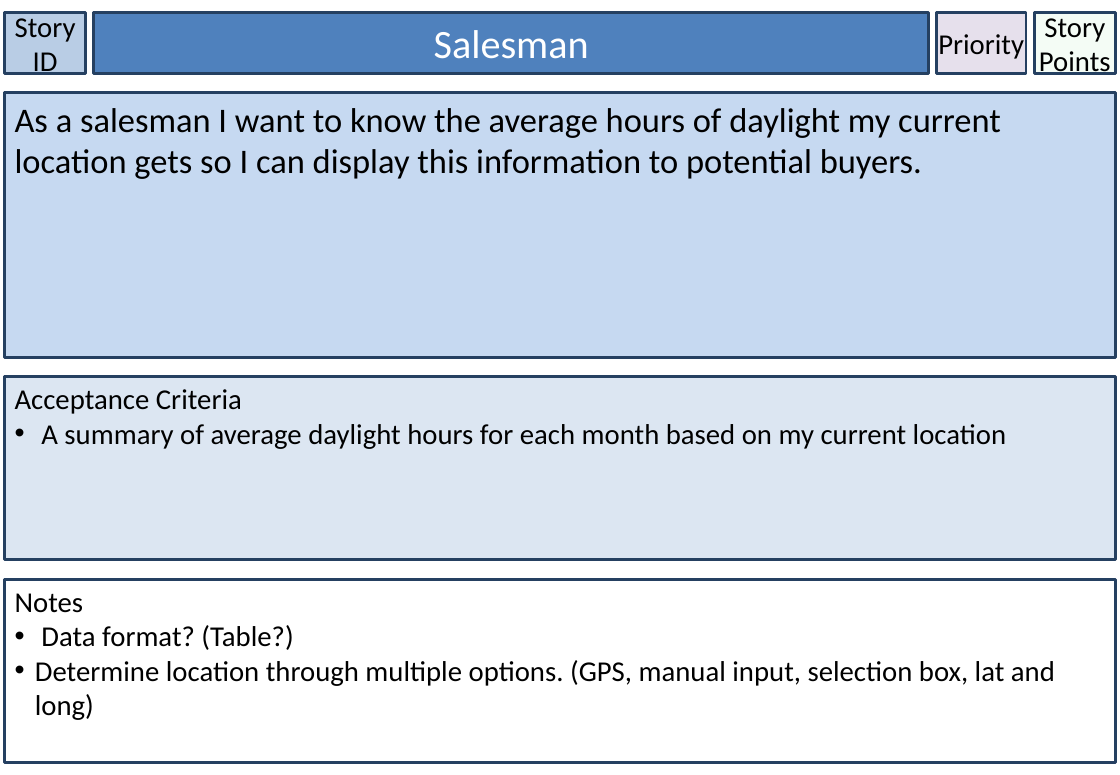
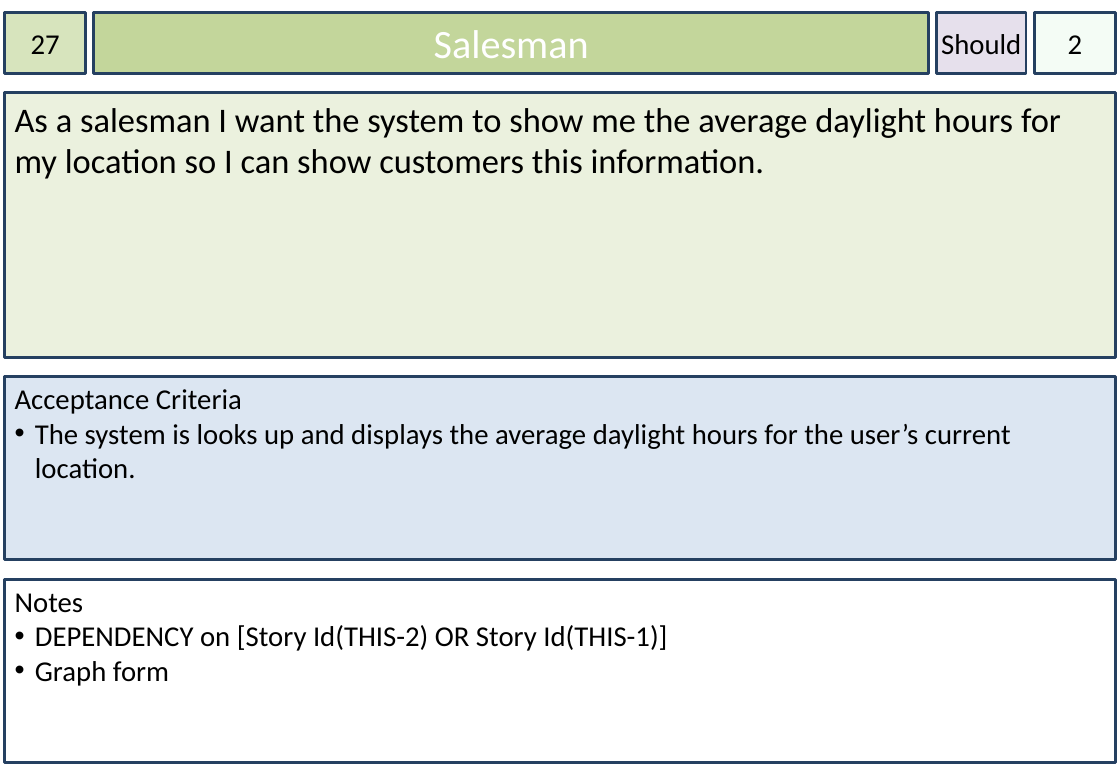
Before and after one commit to dkartaschew/anonymous-solarenergy, a slide deck: slide 27 of Documentation/User Stories.pptx (slide 2 before the commit). Drawn at 1120x775 pixels with LibreOffice and Linux fonts; fonts in the diff are those of the drawing. Boxes give left, top, right and bottom in pixels: in the first picture for what was removed or moved away, otherwise in the second. Text is boxed around its words. In the diff, an @@ line names an element or a change of style, - is before the commit and + after.

Commit message:
We currently have 33 User Stories complete with priority and story point information. For use by Luke to complete the technology grid.

```diff
--- a/Documentation/User Stories.pptx
+++ b/Documentation/User Stories.pptx
@@ rectangle "27" at <box>4,12,86,73</box>: fill #B9CDE5 to #D7E4BD @@
@@ rectangle "Salesman" at <box>94,12,929,73</box>: fill #4F81BD to #C3D69B @@
@@ text in rectangle at <box>31,35,60,54</box>: text changed @@
-Story ID
+27
@@ text in rectangle at <box>941,34,1021,55</box>: text changed @@
-Priority
+Should
@@ text in rectangle at <box>1068,35,1083,54</box>: text changed @@
-Story Points
+2
@@ rectangle "As a salesman I want ..." at <box>4,93,1116,358</box>: fill #C6D9F1 to #EBF1DE @@
@@ text in rectangle at <box>15,108,1061,179</box>: text changed @@
-As a salesman I want to know the average hours of daylight my current location gets so I can display this information to potential buyers.
+As a salesman I want the system to show me the average daylight hours for my location so I can show customers this information.
@@ text in rectangle at <box>35,424,1011,479</box>: text changed @@
-• A summary of average daylight hours for each month based on my current location
+• The system is looks up and displays the average daylight hours for the user’s current location.
@@ text in rectangle at <box>35,625,667,686</box>: text changed @@
-• Data format? (Table?)
-• Determine location through multiple options. (GPS, manual input, selection box, lat and long)
+• DEPENDENCY on [Story Id(THIS-2) OR Story Id(THIS-1)]
+• Graph form
```
Also in this commit, not shown: 32 other slides changed, 15 slides removed.
